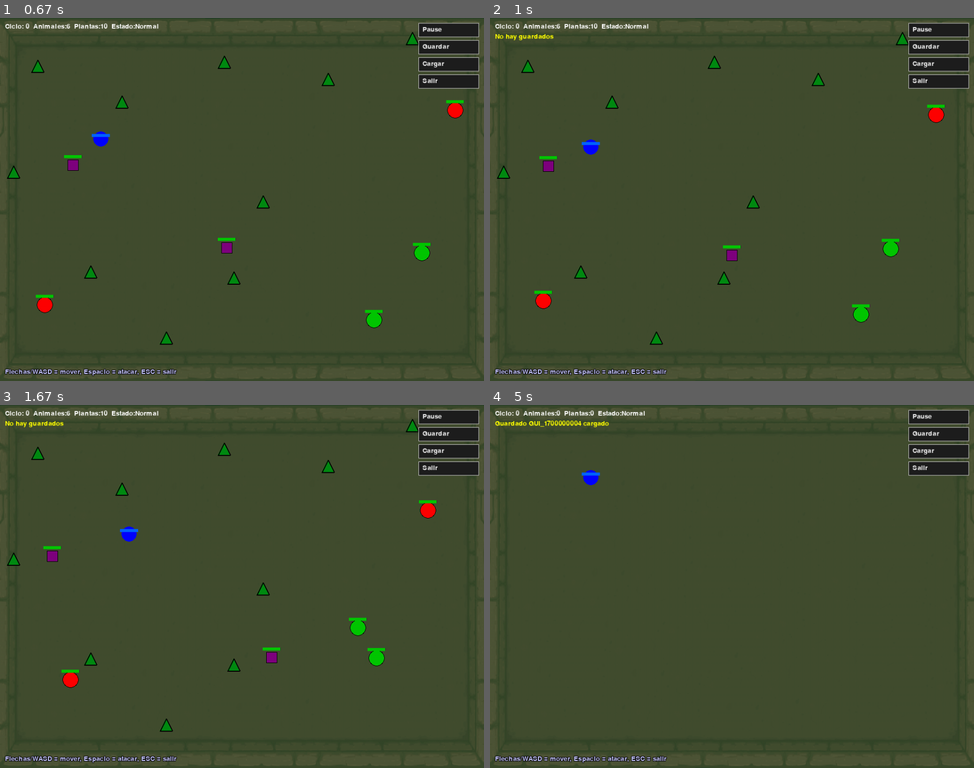
Above: before the commit, frames 1-4 (two rows, left to right).
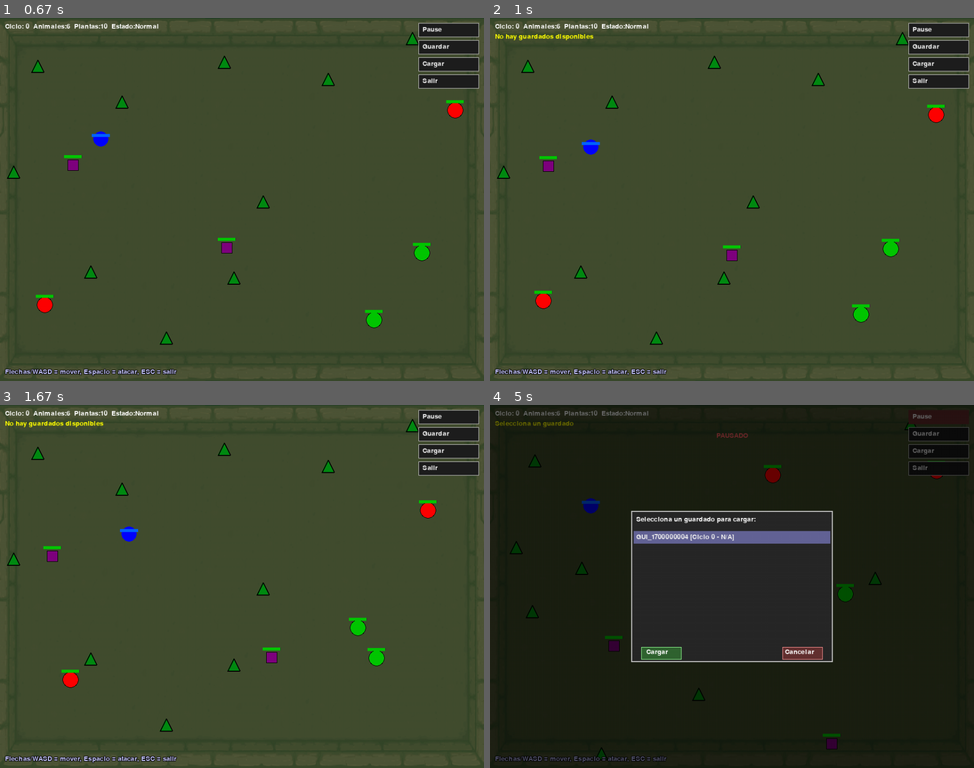
Above: after the commit, the same moments.

Repository: diego-abp/proyecto-animales
Game: pygame game, started from proyecto especies.py
The game is run twice, just before and just after one commit, with the same random seed, the same clock (stepped at 60 frames per second) and the same inputs.
Inputs:
- Up to frame 1 (0.67 s): type "1 (at the terminal prompt)" at 0 s; hold S from 0.33 s (still down); hold Right from 0.33 s (still down)
- Up to frame 2 (1 s): release S at 0.8 s; release Right at 0.8 s; click "Cargar" at 0.88 s
- Up to frame 3 (1.67 s): hold Space 1.17-1.63 s; hold D 1.17-1.63 s
- Up to frame 4 (5 s): tap Esc at 1.67 s; type "1 (at the terminal prompt)" at 1.68 s; type "1 (at the terminal prompt)" at 1.72 s; click "Pause" at 2.05 s; tap Enter at 2.5 s; hold Enter 2.83-3.3 s; hold W 2.83-3.3 s; click "Guardar" at 4.38 s; click "Cargar" at 4.72 s

Frame 1 is identical in both runs. In frame 2, less than 0.1% of the frame differs, in the area x 13-22%, y 4-7%; in frame 3, less than 0.1%; in frame 4, 98%, in the area x 0-100%, y 0-100%.

Commit message:
Juego completamente funcional, faltan corregir errores minimos

Diff:
--- /dev/null
+++ b/test_pause_and_load.py
@@ -0,0 +1,95 @@
+#!/usr/bin/env python3
+# -*- coding: utf-8 -*-
+"""
+Script de prueba interactiva para demostrar:
+1. Pausa funcional (IA detiene)
+2. Menú de carga modal
+3. Guardado/cargado sin salir del pygame
+"""
+
+import sys
+import os
+sys.path.insert(0, os.path.dirname(os.path.abspath(__file__)))
+
+from vista.pygame_view import VistaPygame
+from logica.ecosistema import Ecosistema
+from logica.carnivoro import Carnivoro
+from logica.herbivoro import Herbivoro
+from logica.omnivoro import Omnivoro
+from logica.planta import Planta
+from persistencia.gestor_guardado import GestorGuardado
+import random
+import math
+import time
+
+def test_pause_and_load_menu():
+    """Prueba que:
+    1. Pausa detiene realmente los updates (IA no se mueve)
+    2. Menú de carga se dibuja correctamente
+    """
+    print("[TEST] Creando ecosistema de prueba...")
+
+    config = {'autoguardado_cada_n_ciclos': 10, 'version': '1.0'}
+    ecosistema = Ecosistema(config)
+
+    # Crear algunas entidades
+    for clase_entidad, nombre_base, cantidad in [
+        (Carnivoro, 'carnivoro', 1),
+        (Herbivoro, 'herbivoro', 1),
+        (Omnivoro, 'omnivoro', 1),
+        (Planta, 'planta', 3)
+    ]:
+        for i in range(cantidad):
+            x = random.randint(50, 900)
+            y = random.randint(50, 650)
+            nombre_unico = f"{nombre_base}_{i+1}"
+            if issubclass(clase_entidad, Planta):
+                ecosistema.agregar_planta(nombre_unico, clase_entidad(x, y))
+            else:
+                ecosistema.agregar_animal(nombre_unico, clase_entidad(x, y, 100, is_baby=False))
+
+    print(f"[TEST] Ecosistema creado: {len(ecosistema.animales)} animales, {len(ecosistema.plantas)} plantas")
+
+    # Guardar un par de veces para que haya guardados para cargar
+    gestor = GestorGuardado()
+    for i in range(2):
+        meta = ecosistema.resumen()
+        meta['fecha'] = f"2025-11-26 10:{15+i}:00"
+        slot = f"test_save_{i+1}"
+        exitoso, msg = gestor.guardar(slot, ecosistema, meta)
+        print(f"[TEST] {msg}")
+        ecosistema.avanzar_ciclo()
+
+    print("[TEST] Guardados creados. Iniciando VistaPygame...")
+    print("[INSTRUCCIONES]")
+    print("  1. Haz clic en 'Pause' → verás que los animales se detienen")
+    print("  2. Haz clic en 'Pause' de nuevo → verás que los animales se mueven")
+    print("  3. Haz clic en 'Cargar' → aparecerá un menú modal con los guardados")
+    print("     - Usa mouse o flechas (UP/DOWN) para seleccionar")
+    print("     - ENTER para confirmar, ESC para cancelar")
+    print("  4. Prueba 'Guardar' → guardar adentro del pygame")
+    print("  5. ESC para salir del pygame\n")
+
+    vp = VistaPygame(ecosistema=ecosistema)
+
+    # Verificar que el estado inicial sea correcto
+    assert vp.paused == False, "[ERROR] Debe empezar sin pausa"
+    assert vp.show_load_menu == False, "[ERROR] Menú de carga no debe estar visible inicialmente"
+    print("[PASS] Estado inicial correcto (sin pausa, sin menú)")
+
+    # Iniciar el pygame (esto bloqueará hasta que el usuario cierre)
+    try:
+        vp.iniciar()
+    except Exception as e:
+        print(f"[ERROR] Al ejecutar pygame: {e}")
+        import traceback
+        traceback.print_exc()
+        return False
+
+    print("[TEST] Pygame cerrado por el usuario")
+    print("[PASS] Prueba completada exitosamente")
+    return True
+
+if __name__ == '__main__':
+    success = test_pause_and_load_menu()
+    sys.exit(0 if success else 1)
--- a/vista/pygame_view.py
+++ b/vista/pygame_view.py
@@ -153,6 +153,11 @@
             self.buttons.append((x0, y0 + i*(btn_h+6), btn_w, btn_h, lab))
         self._last_save_msg = None
 
+        # Modal de carga
+        self.show_load_menu = False
+        self.load_menu_items = []  # list of (slot_name, meta_dict)
+        self.selected_load_index = 0
+
     def _draw_hp_bar(self, entity, y_offset=-20, width=36, height=6, color_healthy=(0,200,0), color_low=(200,0,0), low_threshold=0.3):
         try:
             hp_percent = max(0.0, min(1.0, entity.vida / entity.vida_max))
@@ -163,6 +168,68 @@
         pygame.draw.rect(self.screen, (50,50,50), (x, y, width, height))
         color = color_healthy if hp_percent > low_threshold else color_low
         pygame.draw.rect(self.screen, color, (x, y, int(width * hp_percent), height))
+
+    def _draw_load_menu(self):
+        """Dibuja un menú modal para seleccionar qué guardado cargar."""
+        # Dimensiones del menú
+        menu_width, menu_height = 400, 300
+        menu_x = (self.ancho - menu_width) // 2
+        menu_y = (self.alto - menu_height) // 2
+
+        # Fondo semi-transparente para oscurecer el fondo
+        overlay = pygame.Surface((self.ancho, self.alto), pygame.SRCALPHA)
+        overlay.fill((0, 0, 0, 150))
+        self.screen.blit(overlay, (0, 0))
+
+        # Caja del menú
+        pygame.draw.rect(self.screen, (40, 40, 40), (menu_x, menu_y, menu_width, menu_height))
+        pygame.draw.rect(self.screen, (200, 200, 200), (menu_x, menu_y, menu_width, menu_height), 2)
+
+        # Título
+        title_surf = self.font.render("Selecciona un guardado para cargar:", True, (255, 255, 255))
+        self.screen.blit(title_surf, (menu_x + 10, menu_y + 10))
+
+        # Listar guardados con fondo seleccionado
+        item_height = 30
+        start_y = menu_y + 40
+        for i, (slot_name, meta) in enumerate(self.load_menu_items):
+            item_y = start_y + i * item_height
+            if item_y > menu_y + menu_height - 40:
+                break
+            # Fondo del ítem (resaltado si está seleccionado)
+            if i == self.selected_load_index:
+                pygame.draw.rect(self.screen, (100, 100, 150), (menu_x + 5, item_y, menu_width - 10, item_height - 5))
+            # Texto: "Ciclo X - Fecha"
+            try:
+                ciclo = meta.get('ciclo', '?')
+                fecha = meta.get('fecha', 'N/A')
+                item_text = f"{slot_name} [Ciclo {ciclo} - {fecha}]"
+            except Exception:
+                item_text = slot_name
+            item_surf = self.font.render(item_text[:50], True, (240, 240, 240))
+            self.screen.blit(item_surf, (menu_x + 10, item_y + 5))
+
+        # Botones de acción
+        btn_y = menu_y + menu_height - 30
+        btn_w, btn_h = 80, 25
+
+        # Botón "Cargar"
+        load_rect = pygame.Rect(menu_x + 20, btn_y, btn_w, btn_h)
+        pygame.draw.rect(self.screen, (50, 100, 50), load_rect)
+        pygame.draw.rect(self.screen, (150, 255, 150), load_rect, 1)
+        load_surf = self.font.render("Cargar", True, (255, 255, 255))
+        self.screen.blit(load_surf, (load_rect.x + 10, load_rect.y + 3))
+
+        # Botón "Cancelar"
+        cancel_rect = pygame.Rect(menu_x + menu_width - 100, btn_y, btn_w, btn_h)
+        pygame.draw.rect(self.screen, (100, 50, 50), cancel_rect)
+        pygame.draw.rect(self.screen, (255, 150, 150), cancel_rect, 1)
+        cancel_surf = self.font.render("Cancelar", True, (255, 255, 255))
+        self.screen.blit(cancel_surf, (cancel_rect.x + 5, cancel_rect.y + 3))
+
+        # Guardar rects para detección de clicks
+        self.load_menu_load_rect = load_rect
+        self.load_menu_cancel_rect = cancel_rect
 
     def check_reproduction(self):
         nuevas_especies = {}
@@ -402,6 +469,9 @@
         for x,y,w,h,label in self.buttons:
             pygame.draw.rect(self.screen, (30,30,30), (x,y,w,h))
             pygame.draw.rect(self.screen, (200,200,200), (x,y,w,h), 1)
+            # Cambiar color del botón Pause si está pausado
+            if label == 'Pause' and self.paused:
+                pygame.draw.rect(self.screen, (100,50,50), (x,y,w,h))
             txt = self.font.render(label, True, (240,240,240))
             self.screen.blit(txt, (x+8, y+6))
         # HUD: ciclo/estadísticas si ecosistema
@@ -432,6 +502,17 @@
         except Exception:
             pass
 
+        # Mostrar indicación de pausa si está pausado
+        if self.paused:
+            paused_text = "PAUSADO"
+            paused_surf = self.font.render(paused_text, True, (255, 100, 100))
+            paused_rect = paused_surf.get_rect(center=(self.ancho // 2, 60))
+            self.screen.blit(paused_surf, paused_rect)
+
+        # Dibujar menú de carga si está abierto
+        if self.show_load_menu:
+            self._draw_load_menu()
+
         pygame.display.flip()
 
     def handle_event(self, event):
@@ -439,10 +520,38 @@
             self.running = False
         elif event.type == pygame.MOUSEBUTTONDOWN:
             mx, my = event.pos
+
+            # Si el menú de carga está abierto, procesar clicks en el menú
+            if self.show_load_menu:
+                # Scroll: UP/DOWN entre items
+                item_height = 30
+                start_y = (self.alto - 300) // 2 + 40
+                for i, (slot_name, meta) in enumerate(self.load_menu_items):
+                    item_y = start_y + i * item_height
+                    if (self.alto - 300) // 2 + 300 - 40 < item_y:
+                        break
+                    if item_y <= my <= item_y + item_height:
+                        self.selected_load_index = i
+                        break
+
+                # Botón "Cargar"
+                if hasattr(self, 'load_menu_load_rect') and self.load_menu_load_rect.collidepoint(mx, my):
+                    if self.load_menu_items and 0 <= self.selected_load_index < len(self.load_menu_items):
+                        slot_name, meta = self.load_menu_items[self.selected_load_index]
+                        self._do_load_game(slot_name, meta)
+                    self.show_load_menu = False
+
+                # Botón "Cancelar"
+                if hasattr(self, 'load_menu_cancel_rect') and self.load_menu_cancel_rect.collidepoint(mx, my):
+                    self.show_load_menu = False
+                return
+
+            # Si no está el menú de carga, procesar clicks en los botones normales
             for x,y,w,h,label in self.buttons:
                 if x <= mx <= x+w and y <= my <= y+h:
                     if label == 'Pause':
                         self.paused = not self.paused
+                        self._last_save_msg = "PAUSADO" if self.paused else "Reanudado"
                     elif label == 'Guardar':
                         # guardar con nombre timestamp
                         if self.ecosistema is not None:
@@ -451,101 +560,140 @@
                             exitoso, msg = self.gestor.guardar(slot, self.ecosistema, meta)
                             self._last_save_msg = msg if isinstance(msg, str) else str(msg)
                     elif label == 'Cargar':
-                        try:
-                            guardados = self.gestor.listar_guardados()
-                            if not guardados:
-                                self._last_save_msg = 'No hay guardados'
-                            else:
-                                latest = None
-                                latest_date = None
-                                for k,v in guardados.items():
-                                    fecha = v.get('fecha') if isinstance(v, dict) else None
-                                    if fecha:
-                                        if latest_date is None or fecha > latest_date:
-                                            latest_date = fecha; latest = k
-                                if latest is None:
-                                    latest = list(guardados.keys())[-1]
-                                exitoso, meta, datos = self.gestor.cargar(latest)
-                                if exitoso:
-                                    try:
-                                        new_ec = Ecosistema(meta.get('config', {}))
-                                        if hasattr(new_ec, 'deserializar'):
-                                            new_ec.deserializar(datos)
-                                            self.ecosistema = new_ec
-                                            self.especies_vivas = {**getattr(self.ecosistema, 'animales', {}), **getattr(self.ecosistema, 'plantas', {})}
-                                            self._last_save_msg = f'Guardado {latest} cargado'
-                                        else:
-                                            self._last_save_msg = 'Carga: deserializar no soportado'
-                                    except Exception as e:
-                                        self._last_save_msg = f'Error al cargar: {e}'
-                                else:
-                                    self._last_save_msg = str(meta)
-                        except Exception as e:
-                            self._last_save_msg = f'Error: {e}'
+                        # Mostrar el menú de selección de guardados
+                        self._prepare_load_menu()
                     elif label == 'Salir':
                         self.running = False
                     break
         elif event.type == pygame.KEYDOWN:
             if event.key == pygame.K_ESCAPE:
-                self.running = False
+                if self.show_load_menu:
+                    self.show_load_menu = False
+                else:
+                    self.running = False
+            elif event.key == pygame.K_UP or event.key == pygame.K_w:
+                # Navegación en el menú de carga si está abierto
+                if self.show_load_menu:
+                    self.selected_load_index = max(0, self.selected_load_index - 1)
+                else:
+                    # Ataque espacial no se debe hacer aquí
+                    pass
+            elif event.key == pygame.K_DOWN or event.key == pygame.K_s:
+                # Navegación en el menú de carga si está abierto
+                if self.show_load_menu:
+                    self.selected_load_index = min(len(self.load_menu_items) - 1, self.selected_load_index + 1)
+                else:
+                    pass
+            elif event.key == pygame.K_RETURN:
+                # Confirmar selección en el menú de carga
+                if self.show_load_menu and self.load_menu_items and 0 <= self.selected_load_index < len(self.load_menu_items):
+                    slot_name, meta = self.load_menu_items[self.selected_load_index]
+                    self._do_load_game(slot_name, meta)
+                    self.show_load_menu = False
             elif event.key == pygame.K_SPACE:
-                ahora = time.time()
-                if ahora - self.personaje.last_attack_time >= self.personaje.attack_cooldown:
-                    self.personaje.last_attack_time = ahora
-                    for nombre, especie in self.especies_vivas.items():
-                        dist = math.hypot(self.personaje.posicion_x - especie.posicion_x, self.personaje.posicion_y - especie.posicion_y)
-                        if dist < self.personaje.attack_range:
-                            damage_dealt = self.personaje.attack_power
-                            try:
-                                if hasattr(especie, 'take_damage'):
-                                    especie.take_damage(self.personaje, damage_dealt)
-                                else:
-                                    # si la entidad no implementa take_damage, restar vida directamente si es posible
-                                    if hasattr(especie, 'vida'):
-                                        especie.vida = max(0, especie.vida - damage_dealt)
-                            except Exception:
-                                pass
-                            self.damage_popups.append({'text': f"-{int(damage_dealt)}", 'x': getattr(especie, 'posicion_x', 0), 'y': getattr(especie, 'posicion_y', 0) - 10, 'start': pygame.time.get_ticks()})
-                            break
+                if not self.show_load_menu:
+                    ahora = time.time()
+                    if ahora - self.personaje.last_attack_time >= self.personaje.attack_cooldown:
+                        self.personaje.last_attack_time = ahora
+                        for nombre, especie in self.especies_vivas.items():
+                            dist = math.hypot(self.personaje.posicion_x - especie.posicion_x, self.personaje.posicion_y - especie.posicion_y)
+                            if dist < self.personaje.attack_range:
+                                damage_dealt = self.personaje.attack_power
+                                try:
+                                    if hasattr(especie, 'take_damage'):
+                                        especie.take_damage(self.personaje, damage_dealt)
+                                    else:
+                                        # si la entidad no implementa take_damage, restar vida directamente si es posible
+                                        if hasattr(especie, 'vida'):
+                                            especie.vida = max(0, especie.vida - damage_dealt)
+                                except Exception:
+                                    pass
+                                self.damage_popups.append({'text': f"-{int(damage_dealt)}", 'x': getattr(especie, 'posicion_x', 0), 'y': getattr(especie, 'posicion_y', 0) - 10, 'start': pygame.time.get_ticks()})
+                                break
+
+    def _prepare_load_menu(self):
+        """Prepara la lista de guardados y abre el menú de selección."""
+        try:
+            guardados = self.gestor.listar_guardados()
+            self.load_menu_items = []
+            if guardados:
+                for slot_name, meta_info in guardados.items():
+                    if isinstance(meta_info, dict):
+                        self.load_menu_items.append((slot_name, meta_info))
+                    else:
+                        # fallback si el formato es diferente
+                        self.load_menu_items.append((slot_name, {'ciclo': 0, 'fecha': 'N/A'}))
+                self.selected_load_index = 0
+                self.show_load_menu = True
+                self._last_save_msg = "Selecciona un guardado"
+            else:
+                self._last_save_msg = "No hay guardados disponibles"
+        except Exception as e:
+            self._last_save_msg = f"Error al listar guardados: {e}"
+
+    def _do_load_game(self, slot_name, meta):
+        """Carga el juego desde un slot específico."""
+        try:
+            exitoso, meta_data, datos = self.gestor.cargar(slot_name)
+            if exitoso:
+                try:
+                    new_ec = Ecosistema(meta.get('config', {}))
+                    if hasattr(new_ec, 'deserializar'):
+                        new_ec.deserializar(datos)
+                        self.ecosistema = new_ec
+                        self.especies_vivas = {**getattr(self.ecosistema, 'animales', {}), **getattr(self.ecosistema, 'plantas', {})}
+                        self._last_save_msg = f'Guardado {slot_name} cargado'
+                    else:
+                        self._last_save_msg = 'Carga: deserializar no soportado'
+                except Exception as e:
+                    self._last_save_msg = f'Error al cargar: {e}'
+            else:
+                self._last_save_msg = f'Error: {meta_data}'
+        except Exception as e:
+            self._last_save_msg = f'Error: {e}'
 
     def iniciar(self):
         self.running = True
         while self.running:
             for event in pygame.event.get():
                 self.handle_event(event)
-            keys = pygame.key.get_pressed()
-            if keys[pygame.K_ESCAPE]:
-                self.running = False
-            dx, dy = 0, 0
-            if keys[pygame.K_UP] or keys[pygame.K_w]:
-                dy = -1
-            if keys[pygame.K_DOWN] or keys[pygame.K_s]:
-                dy = 1
-            if keys[pygame.K_LEFT] or keys[pygame.K_a]:
-                dx = -1
-            if keys[pygame.K_RIGHT] or keys[pygame.K_d]:
-                dx = 1
-            if dx != 0 or dy != 0:
-                if dy < 0:
-                    self.personaje.mover_arriba()
-                elif dy > 0:
-                    self.personaje.mover_abajo()
-                if dx < 0 and dy == 0:
-                    self.personaje.mover_izquierda()
-                elif dx > 0 and dy == 0:
-                    self.personaje.mover_derecha()
-
-            if getattr(self.personaje, 'ticks_velocidad', 0) > 0:
-                self.personaje.ticks_velocidad -= 1
-                if self.personaje.ticks_velocidad == 0:
-                    self.personaje.velocidad_extra = 0
-
-            self._update_ai()
-            self.check_reproduction()
-            self._check_emergency_reproduction()
-            self._update_plant_healing()
-            self._update_growth()
-            self._resolve_collisions()
+
+            # Si está pausado, no hacer nada de la lógica del juego
+            if not self.paused:
+                keys = pygame.key.get_pressed()
+                if keys[pygame.K_ESCAPE]:
+                    self.running = False
+                dx, dy = 0, 0
+                if keys[pygame.K_UP] or keys[pygame.K_w]:
+                    dy = -1
+                if keys[pygame.K_DOWN] or keys[pygame.K_s]:
+                    dy = 1
+                if keys[pygame.K_LEFT] or keys[pygame.K_a]:
+                    dx = -1
+                if keys[pygame.K_RIGHT] or keys[pygame.K_d]:
+                    dx = 1
+                if dx != 0 or dy != 0:
+                    if dy < 0:
+                        self.personaje.mover_arriba()
+                    elif dy > 0:
+                        self.personaje.mover_abajo()
+                    if dx < 0 and dy == 0:
+                        self.personaje.mover_izquierda()
+                    elif dx > 0 and dy == 0:
+                        self.personaje.mover_derecha()
+
+                if getattr(self.personaje, 'ticks_velocidad', 0) > 0:
+                    self.personaje.ticks_velocidad -= 1
+                    if self.personaje.ticks_velocidad == 0:
+                        self.personaje.velocidad_extra = 0
+
+                self._update_ai()
+                self.check_reproduction()
+                self._check_emergency_reproduction()
+                self._update_plant_healing()
+                self._update_growth()
+                self._resolve_collisions()
+
             self.draw()
             self.clock.tick(self.fps)
         pygame.quit()
Not shown, added: 00_COMIENZA_AQUI.md
Not shown, added: CAMBIOS_PYGAME.md
Not shown, added: CHECKLIST_FINAL.md
Not shown, added: GUIA_RAPIDA.md
Not shown, added: INDEX.md
Not shown, added: RESUMEN_CAMBIOS.md
Not shown, added: VALIDACION_FINAL.md
